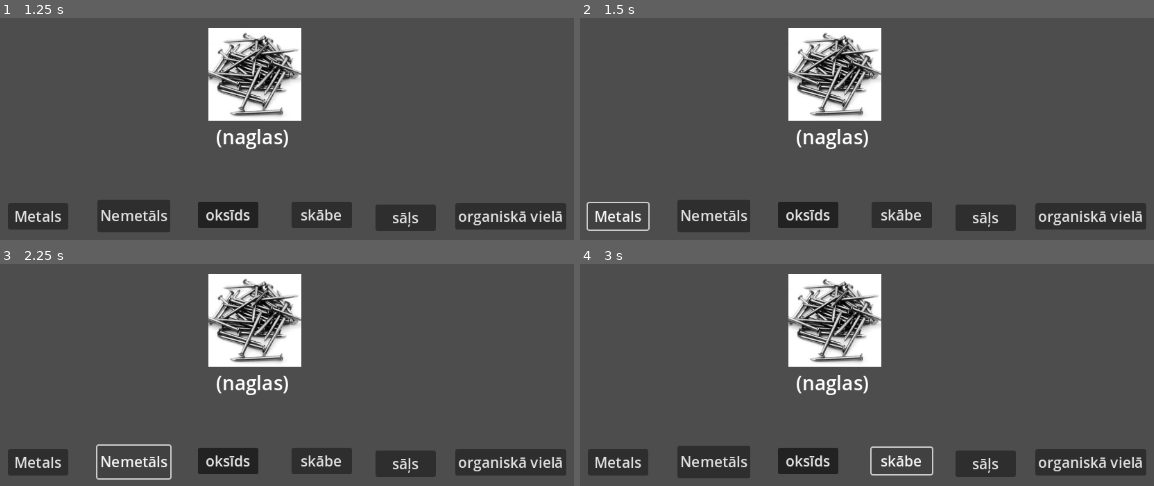
Above: before the commit, frames 1-4 (two rows, left to right).
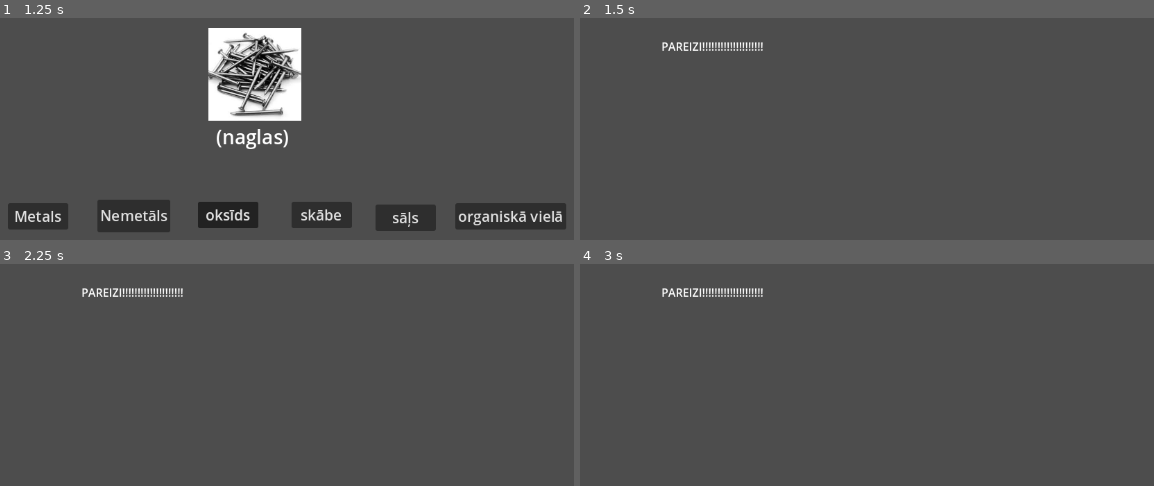
Above: after the commit, the same moments.

Repository: GGLVXD/RandomChemestryGame
Game: Godot game, scene res://main.tscn
Two runs of this game, one before a commit and one after it. Both use one fixed random seed, a clock stepped at 60 frames per second and the inputs below.
Inputs (mouse positions are in pixels of both pictures, inside the frame that each line leads up to):
- Up to frame 1 (1.25 s): click "Spēle" at 0.5 s
- Up to frame 2 (1.5 s): click "Metals" at 1.25 s
- Up to frame 3 (2.25 s): click (132, 461) at 2 s, where only the run before the commit has a clickable "Nemetāls"
- Up to frame 4 (3 s): click (901, 461) at 2.75 s, where only the run before the commit has a clickable "skābe"

Frame 1 is identical in both runs. In frame 2, 15% of the frame differs, in the area x 1-99%, y 4-97%; in frame 3, 14%; in frame 4, 15%.

Commit message:
pareizi/nepareizi

Diff:
--- /dev/null
+++ b/scenes/1/1.gd
@@ -0,0 +1,17 @@
+extends Control
+
+
+func _on_metals_pressed() -> void:
+	get_tree().change_scene_to_file("res://scenes/1/pareizi.tscn")
+
+
+func _on_nemetals_pressed() -> void:
+	get_tree().change_scene_to_file("res://scenes/1/nepareizi.tscn")
+func _on_oksids_pressed() -> void:
+	get_tree().change_scene_to_file("res://scenes/1/nepareizi.tscn")
+func _on_skabe_pressed() -> void:
+	get_tree().change_scene_to_file("res://scenes/1/nepareizi.tscn")
+func _on_sals_pressed() -> void:
+	get_tree().change_scene_to_file("res://scenes/1/nepareizi.tscn")
+func _on_organs_pressed() -> void:
+	get_tree().change_scene_to_file("res://scenes/1/nepareizi.tscn")
--- a/scenes/1/1.tscn
+++ b/scenes/1/1.tscn
@@ -1,5 +1,6 @@
-[gd_scene load_steps=2 format=3 uid="uid://bt88dbj531v21"]
+[gd_scene load_steps=3 format=3 uid="uid://bt88dbj531v21"]
 
+[ext_resource type="Script" uid="uid://770gcl5qlk36" path="res://scenes/1/1.gd" id="1_27832"]
 [ext_resource type="Texture2D" uid="uid://c4gmm42ave6bg" path="res://assets/1/images.jpeg" id="1_nc47g"]
 
 [node name="1" type="Control"]
@@ -9,6 +10,7 @@
 anchor_bottom = 1.0
 grow_horizontal = 2
 grow_vertical = 2
+script = ExtResource("1_27832")
 
 [node name="TextureRect" type="TextureRect" parent="."]
 layout_mode = 0
@@ -36,7 +38,7 @@
 scale = Vector2(0.596667, 0.597778)
 texture = ExtResource("1_nc47g")
 
-[node name="Button" type="Button" parent="."]
+[node name="metals" type="Button" parent="."]
 layout_mode = 0
 offset_left = 196.0
 offset_top = 312.0
@@ -45,7 +47,7 @@
 theme_override_font_sizes/font_size = 21
 text = "Metals"
 
-[node name="Button2" type="Button" parent="."]
+[node name="nemetals" type="Button" parent="."]
 offset_left = 325.0
 offset_top = 307.0
 offset_right = 430.0
@@ -53,7 +55,7 @@
 theme_override_font_sizes/font_size = 21
 text = "Nemetāls"
 
-[node name="Button3" type="Button" parent="."]
+[node name="skabe" type="Button" parent="."]
 offset_left = 605.0
 offset_top = 310.0
 offset_right = 692.0
@@ -69,7 +71,7 @@
 theme_override_font_sizes/font_size = 21
 text = "oksīds"
 
-[node name="Button5" type="Button" parent="."]
+[node name="oksids" type="Button" parent="."]
 offset_left = 470.0
 offset_top = 310.0
 offset_right = 557.0
@@ -77,7 +79,7 @@
 theme_override_font_sizes/font_size = 21
 text = "oksīds"
 
-[node name="Button6" type="Button" parent="."]
+[node name="sals" type="Button" parent="."]
 offset_left = 726.0
 offset_top = 314.0
 offset_right = 813.0
@@ -85,10 +87,17 @@
 theme_override_font_sizes/font_size = 21
 text = "sāļs"
 
-[node name="Button7" type="Button" parent="."]
+[node name="organs" type="Button" parent="."]
 offset_left = 841.0
 offset_top = 312.0
 offset_right = 928.0
 offset_bottom = 350.0
 theme_override_font_sizes/font_size = 21
 text = "organiskā vielā"
+
+[connection signal="pressed" from="metals" to="." method="_on_metals_pressed"]
+[connection signal="pressed" from="nemetals" to="." method="_on_nemetals_pressed"]
+[connection signal="pressed" from="skabe" to="." method="_on_skabe_pressed"]
+[connection signal="pressed" from="oksids" to="." method="_on_oksids_pressed"]
+[connection signal="pressed" from="sals" to="." method="_on_sals_pressed"]
+[connection signal="pressed" from="organs" to="." method="_on_organs_pressed"]
--- /dev/null
+++ b/scenes/1/nepareizi.tscn
@@ -0,0 +1,16 @@
+[gd_scene format=3 uid="uid://bgpxv7wj84eeq"]
+
+[node name="Nepareizi" type="Control"]
+layout_mode = 3
+anchors_preset = 15
+anchor_right = 1.0
+anchor_bottom = 1.0
+grow_horizontal = 2
+grow_vertical = 2
+
+[node name="Label" type="Label" parent="."]
+offset_left = 302.0
+offset_top = 74.0
+offset_right = 450.0
+offset_bottom = 97.0
+text = "nepareizi"
--- /dev/null
+++ b/scenes/1/pareizi.tscn
@@ -0,0 +1,17 @@
+[gd_scene format=3 uid="uid://trgmjp82v72p"]
+
+[node name="Pareizi" type="Control"]
+layout_mode = 3
+anchors_preset = 15
+anchor_right = 1.0
+anchor_bottom = 1.0
+grow_horizontal = 2
+grow_vertical = 2
+
+[node name="Label" type="Label" parent="."]
+layout_mode = 0
+offset_left = 302.0
+offset_top = 74.0
+offset_right = 450.0
+offset_bottom = 97.0
+text = "PAREIZI!!!!!!!!!!!!!!!!!!!!"
Not shown, added: scenes/1/1.gd.uid
